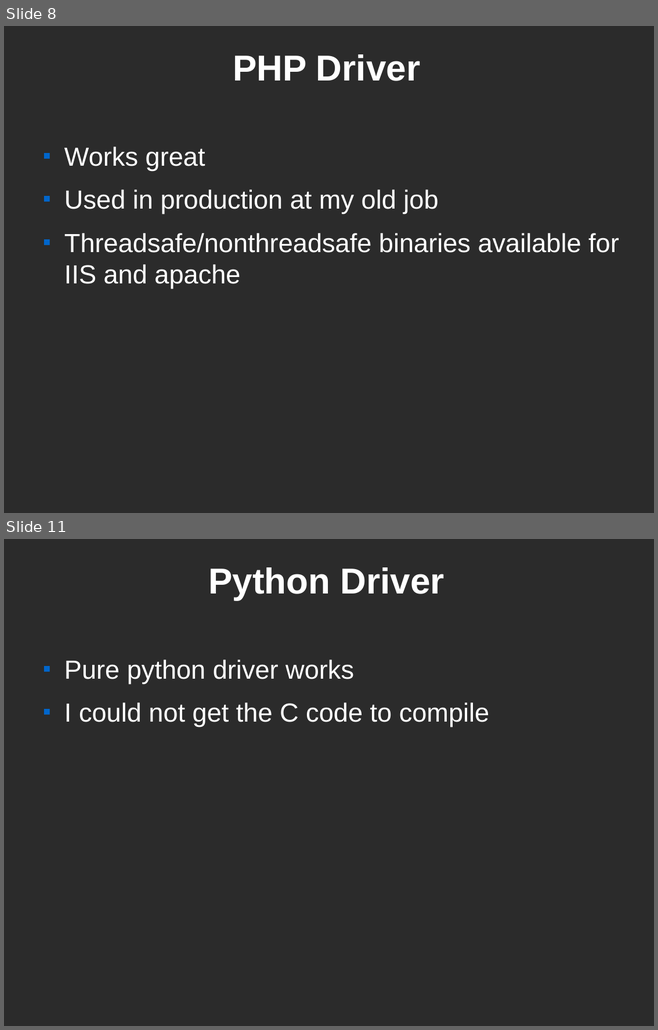
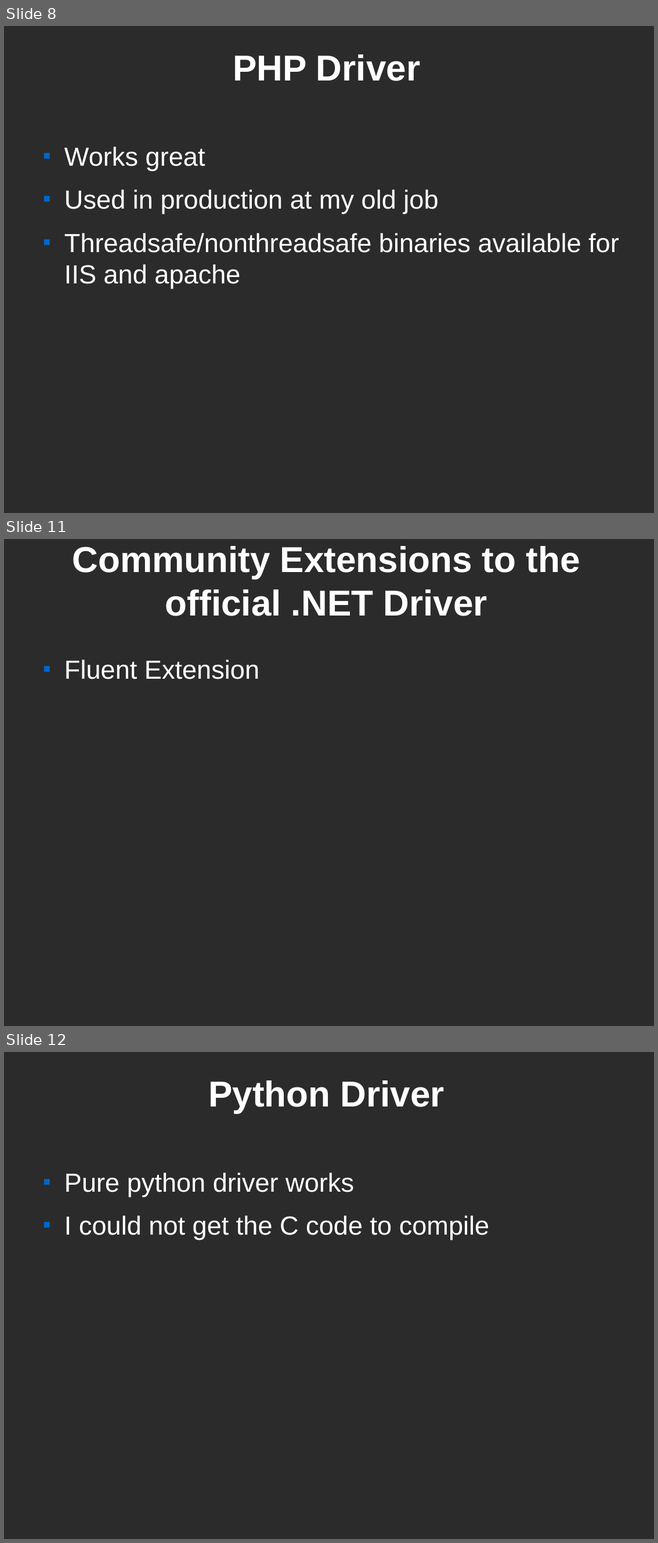
Before and after one commit to zippy1981/TalkMaterials, a slide deck: MongoNYC 2011/Windows BOF.odp. Shown one above the other, each under a label of ours: slides 8 and 11 before the commit, slides 8, 11 and 12 after it; the slides between them are not shown. The pictures are 658x1030 and 658x1543 pixels, drawn with LibreOffice and Linux fonts; fonts in the diff are those of the drawing; background and template pictures are left out; a plain dark background stands for a picture behind light text. Boxes give left, top, right and bottom in pixels: in the first picture for what was removed or moved away, otherwise in the second. Text is boxed around its words. In the diff, an @@ line names an element or a change of style, - is before the commit and + after.

```diff
--- a/MongoNYC 2011/Windows BOF.odp
+++ b/MongoNYC 2011/Windows BOF.odp
@@ slide 11 added at <box>4,539,654,1026</box>, background picture (left out) @@
@@ title added at <box>72,546,580,616</box>, 44 pt, text #FFFFFF, bold @@
+Community Extensions to the official .NET Driver
@@ text added at <box>64,660,259,679</box>, 32 pt, text #FFFFFF @@
+■ Fluent Extension
@@ what was slide 11 is now slide 12 @@
```
Also in this commit, not shown: 4 slides changed.
